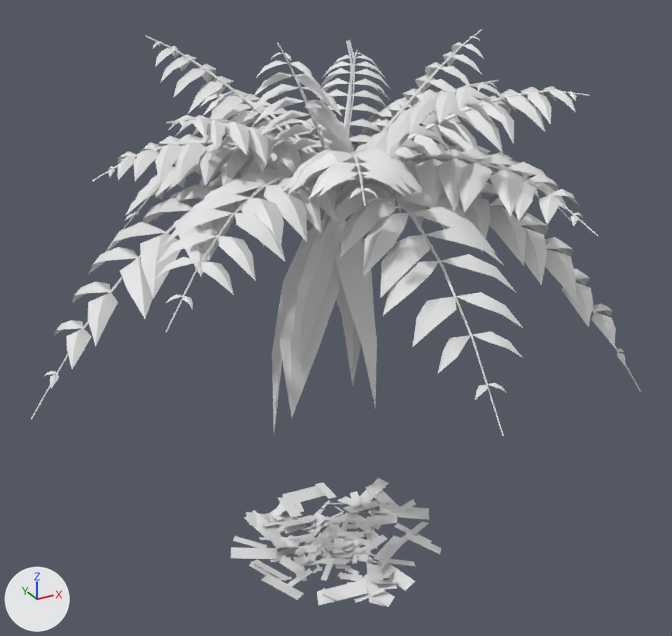
An edit to the OBJ model game/assets/models/plants/SM_Plant_TreeFernLeaning_Leaf.obj, drawn before and after from the same camera.
The view is the same before and after, from a 50 mm camera at (-4.66, -8.46, 7.34) aimed at (-0.17, -0.3, 3.26). Every picture has the same lights, and +X, +Y and +Z are marked at lower left. The picture after the commit comes second. Where no turn or scale is listed for an object, it has been applied to the vertices. Vertices at exactly the same position are counted once.

Objects in the first picture: 'SM_Plant_TreeFernLeaning_Leaf'.
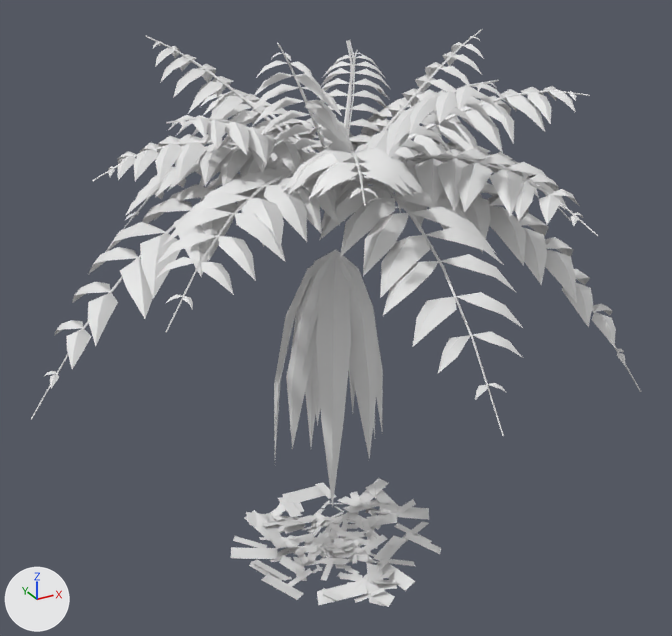
What the commit changed:
me_sm_plant_treefernleaning_leaf is used by ob_sm_plant_treefernleaning_leaf; location (0.0, 0.0, 0.0).
me_sm_plant_treefernleaning_leaf had 4055 vertices, 4396 faces and spanned x -3.43..2.92, y -3.29..2.63, z -0.13..6.34.
me_sm_plant_treefernleaning_leaf now has 4105 vertices, 4456 faces and spans x -3.43..2.92, y -3.29..2.63, z -0.13..6.34.
Part 1, on me_sm_plant_treefernleaning_leaf:
1 vertex is removed from x 0.0, y 0.0, z 4.34.
12 faces are deleted.
6 vertices in x -0.68..0.54, y -0.55..0.85, z 1.46..2.16 move by (0.0, 0.0, -0.41).
54 vertices move from x -0.71..0.53, y -0.6..0.89, z 2.59..4.16 to x -0.68..0.52, y -0.56..0.85, z 2.18..3.74.
51 vertices are added at x -0.54..0.36, y -0.76..0.96, z 0.79..3.93.
72 new faces join them.

Boxes [x1, y1, x2, y2] around the edits, measured in the pictures (672 x 636 px; the box of a moved part takes in the faces that stretch with it):
part 1 of me_sm_plant_treefernleaning_leaf, moved or reshaped: before [272, 221, 377, 431]; after [274, 250, 383, 507]
